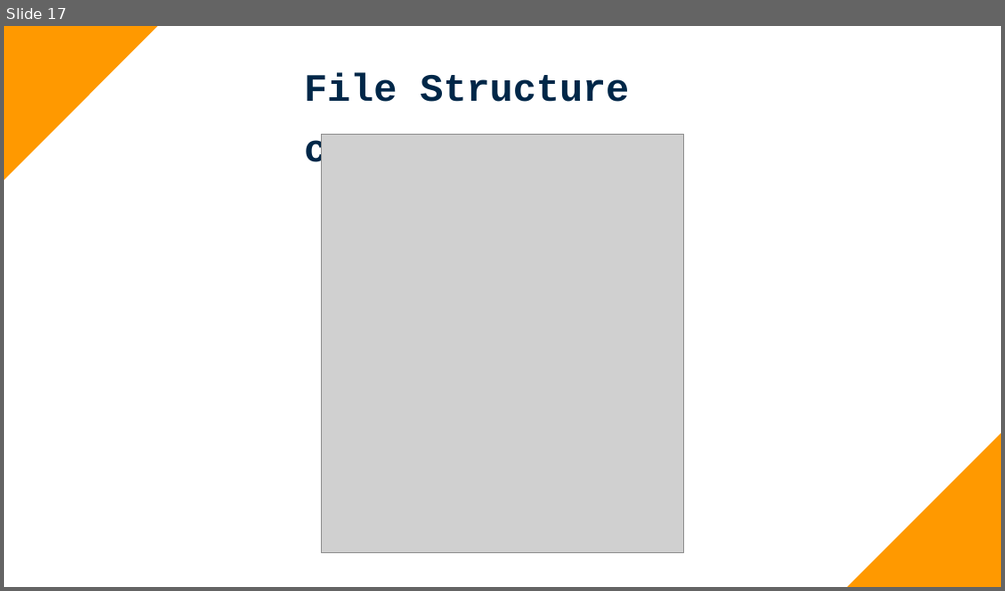
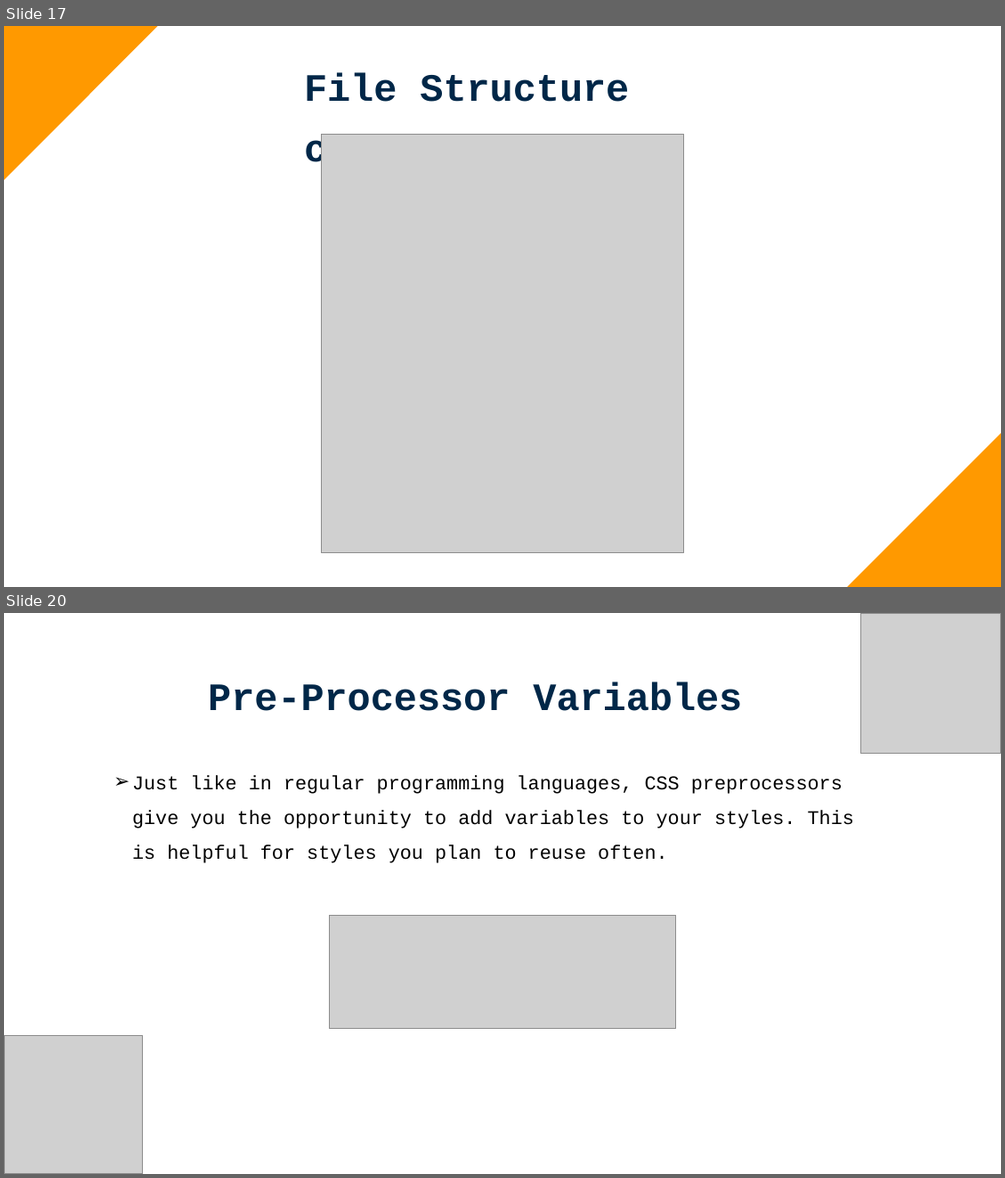
Before and after one commit to Aamer-Qanadilo/BEM_Pre-Processor_Presentation, a slide deck: BEM-Arch.pptx. Shown one above the other, each under a label of ours: slide 17 before the commit, slides 17 and 20 after it; the slides between them are not shown. The pictures are 1005x591 and 1005x1178 pixels, drawn with LibreOffice and Linux fonts; fonts in the diff are those of the drawing; grey boxes stand for pictures. Boxes give left, top, right and bottom in pixels: in the first picture for what was removed or moved away, otherwise in the second. Text is boxed around its words. In the diff, an @@ line names an element or a change of style, - is before the commit and + after.

Commit message:
Updated slides, added the Pre-Processor

```diff
--- a/BEM-Arch.pptx
+++ b/BEM-Arch.pptx
@@ slide 20 added at (x1=4, y1=613, x2=1001, y2=1174), background #FFFFFF @@
@@ picture added at (x1=860, y1=613, x2=1001, y2=754) @@
@@ text added at (x1=208, y1=682, x2=742, y2=711), 28 pt, text #002748, bold @@
+Pre-Processor Variables
@@ text added at (x1=132, y1=775, x2=854, y2=863), 14 pt, text #000000 @@
+➢ Just like in regular programming languages, CSS preprocessors give you the opportunity to add variables to your styles. This is helpful for styles you plan to reuse often.
@@ picture added at (x1=329, y1=915, x2=676, y2=1029) @@
@@ picture added at (x1=4, y1=1036, x2=143, y2=1174) @@
```
Also in this commit, not shown: 8 other slides added, 1 other file.
